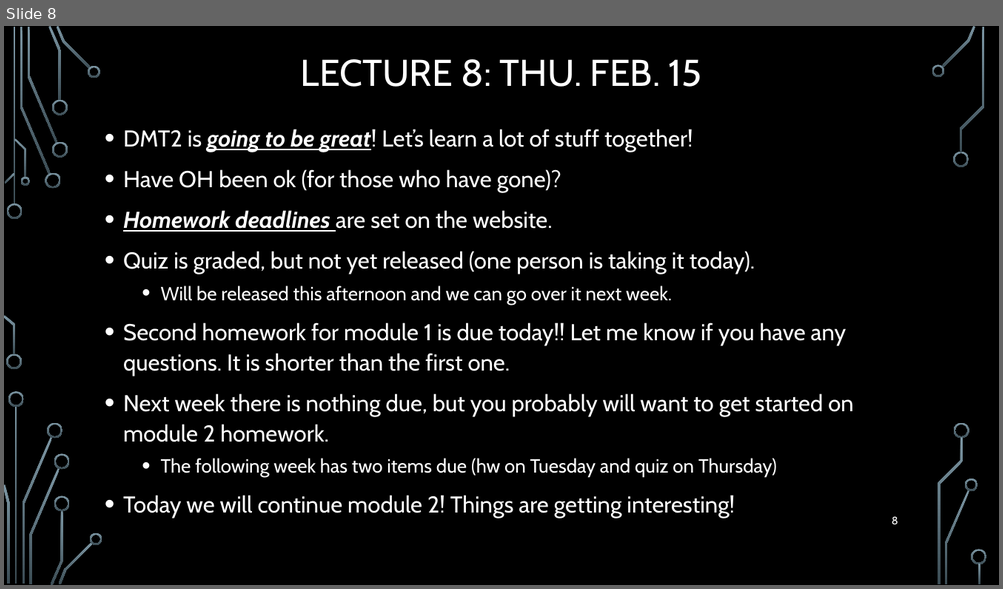
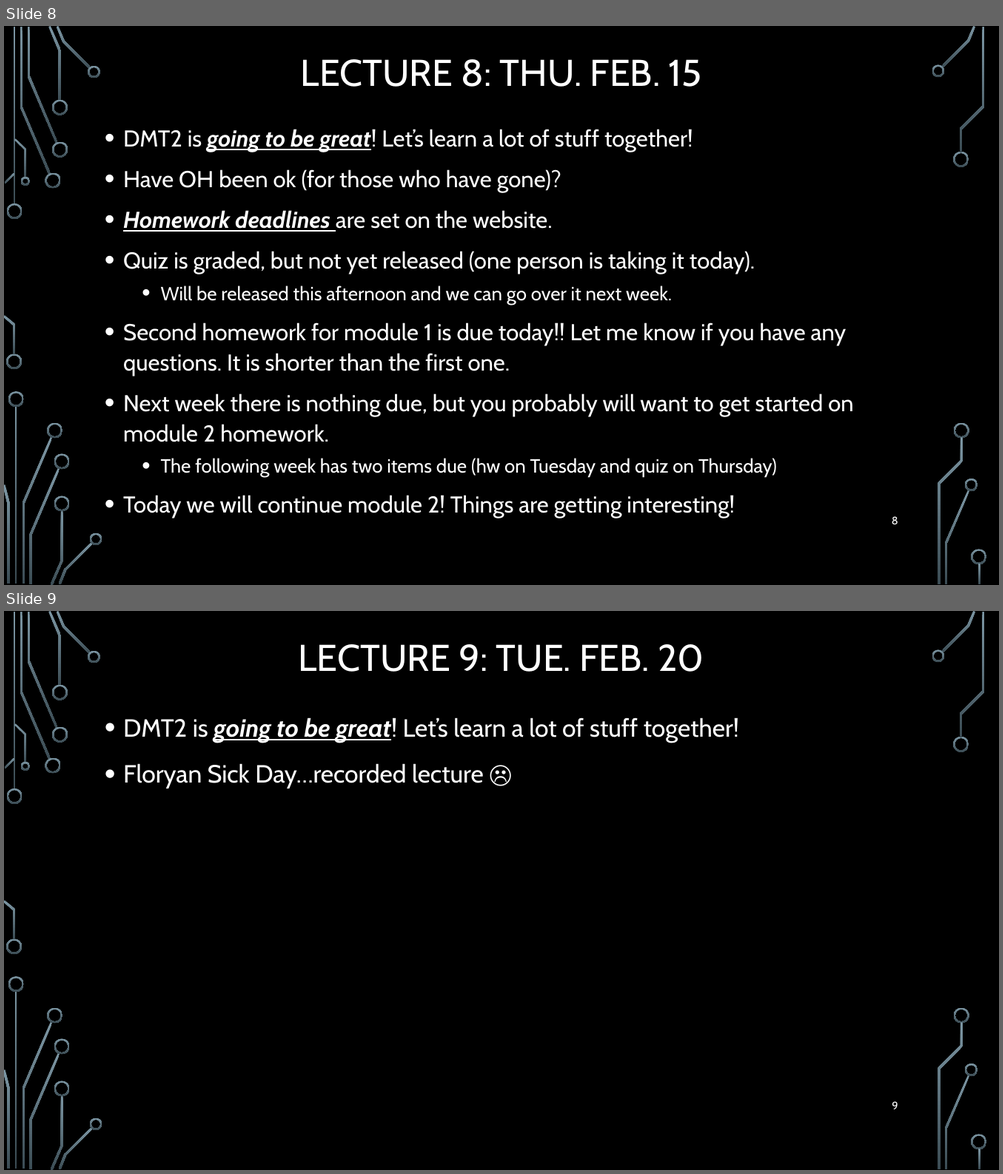
Before and after one commit to markfloryan/dmt2, a slide deck: slides/00-DailyAnnouncements.pptx. Shown one above the other, each under a label of ours: slide 8 before the commit, slides 8 and 9 after it. The pictures are 1003x589 and 1003x1174 pixels, drawn with LibreOffice and Linux fonts; fonts in the diff are those of the drawing; background and template pictures are left out. Boxes give left, top, right and bottom in pixels: in the first picture for what was removed or moved away, otherwise in the second. Text is boxed around its words. In the diff, an @@ line names an element or a change of style, - is before the commit and + after.

```diff
--- a/slides/00-DailyAnnouncements.pptx
+++ b/slides/00-DailyAnnouncements.pptx
@@ slide 9 added at <box>4,611,999,1170</box>, background picture (left out); not listed: 36 template elements that a slide beside it also shows @@
@@ title added at <box>299,644,704,672</box>, 36 pt, text #FFFFFF @@
+LECTURE 9: TUE. FEB. 20
@@ text added at <box>123,718,739,789</box>, 24 pt, text #FFFFFF @@
+• DMT2 is going to be great! Let’s learn a lot of stuff together!
+• Floryan Sick Day…recorded lecture ☹
@@ page number added at <box>891,1102,897,1110</box>, 10.5 pt, text #FFFFFF @@
+9
```
Also in this commit, not shown: 1 other slide added, 1 other file.
